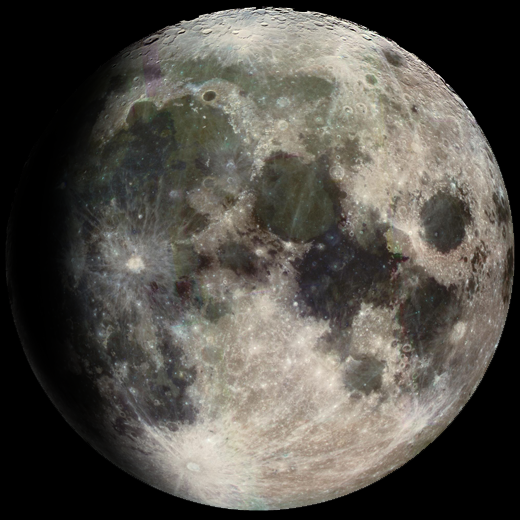
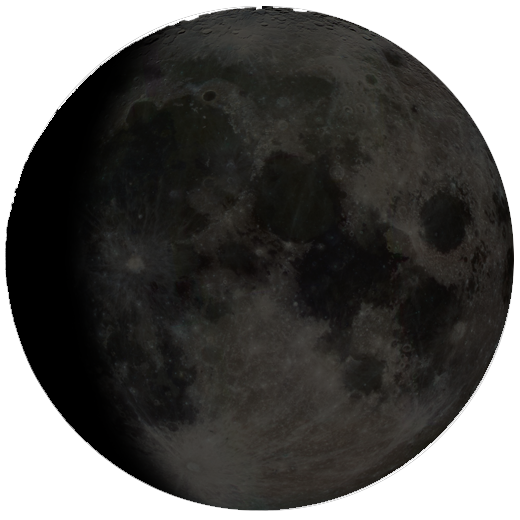
The second 520×520 image is a revision of the first. Changes to its layers:
showed group "southern" (9 layers) over box(0, 0, 520, 520)
showed "waning-gibbonous" (1st of 2, in "southern") over box(2, 0, 269, 520)
hid "moon", moved it into group "southern", painted on it, masked it over box(5, 6, 516, 511)
added layer "Layer 1 copy" (70%) in group "northern" over box(9, 6, 514, 511)
hid "waxing-gibbonous" (2nd of 2, in "northern"), painted on it over box(0, 0, 500, 520)
added layer "moon copy" in group "northern" over box(9, 6, 514, 511)
hid "Background", painted on it over box(0, 0, 520, 520)
